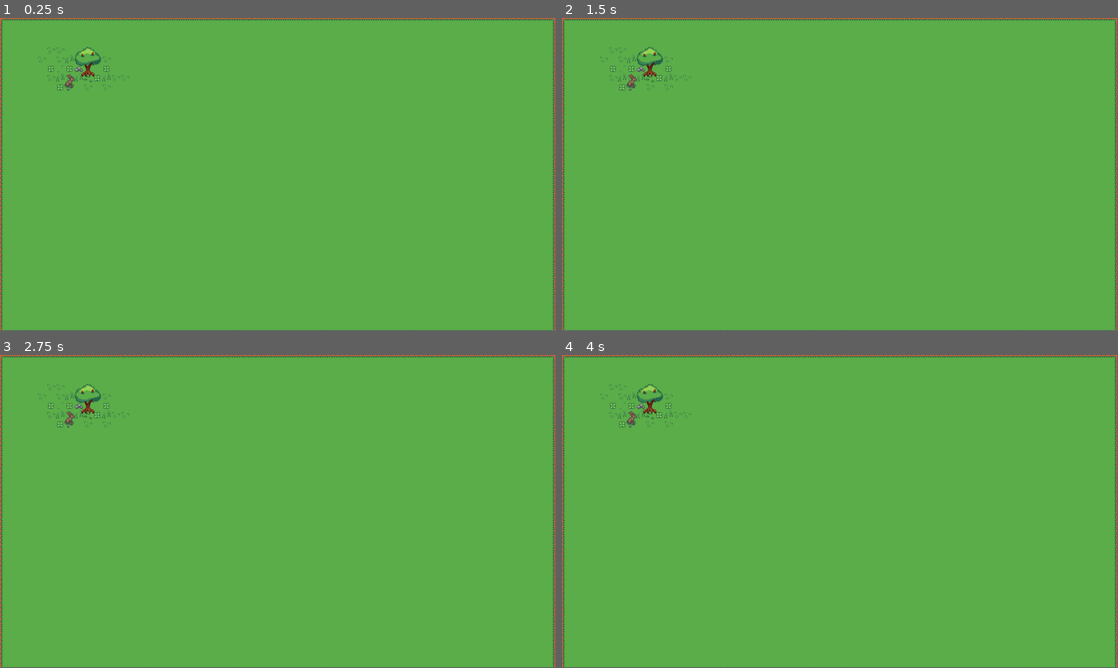
Above: before the commit, frames 1-4 (two rows, left to right).
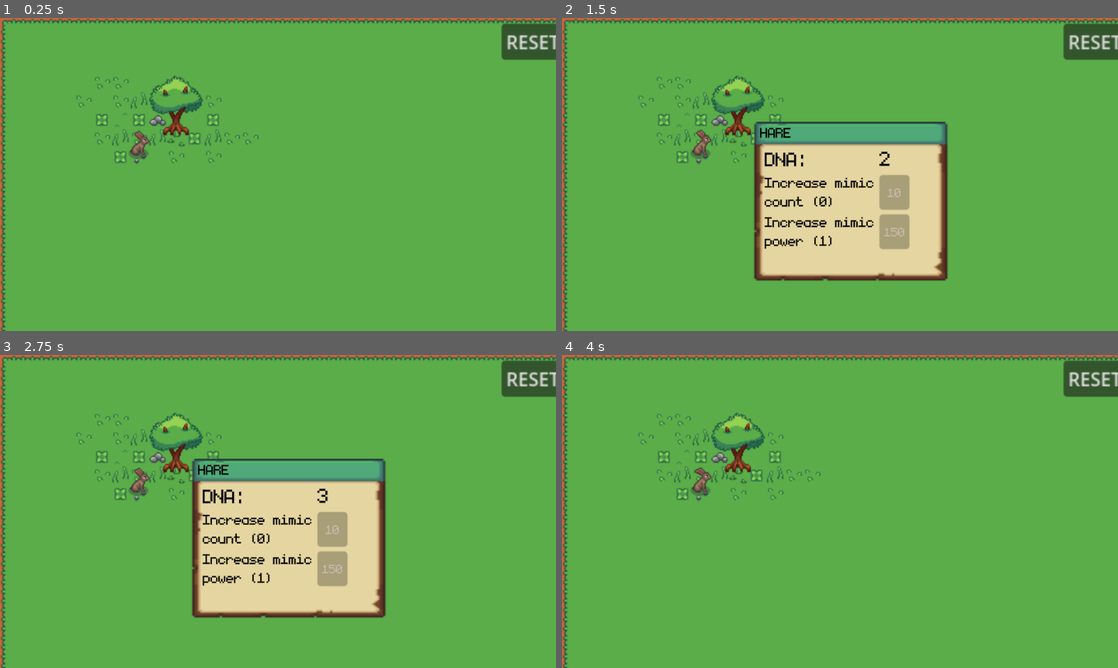
Above: after the commit, the same moments.

Repository: ViachaslauS/prey-clicker
Game: Godot game, scene res://scenes/main_scene.tscn
The game is run twice, just before and just after one commit, with the same random seed, the same clock (stepped at 60 frames per second) and the same inputs.
Inputs (mouse positions are in pixels of both pictures, inside the frame that each line leads up to):
- Up to frame 1 (0.25 s): no input
- Up to frame 2 (1.5 s): click (728, 124) at 0.52 s; click (728, 124) at 1.27 s
- Up to frame 3 (2.75 s): click (166, 461) at 2.02 s
- Up to frame 4 (4 s): tap Enter at 2.75 s; move the mouse to (962, 495) at 2.77 s; tap Space at 3.5 s; move the mouse to (728, 527) at 3.52 s
In our replay, the window is 799x449 before the commit and 800x450 after it. These sizes can differ from the game's own. Grey fills any space a smaller window leaves; there, only what the larger window draws over its background counts as a difference.

The runs differ from the first frame. In frame 1, 5.3% of the frame differs, in the area x 0-100%, y 0-100%; in frame 2, 23%; in frame 3, 23%; in frame 4, 5.3%.

Commit message:
Add hare logic

Diff:
--- a/project.godot
+++ b/project.godot
@@ -23,6 +23,8 @@
 
 window/size/viewport_width=1920
 window/size/viewport_height=1080
+window/stretch/mode="viewport"
+window/stretch/scale=2.0
 
 [physics]
 
--- /dev/null
+++ b/res/text_base_settings.tres
@@ -0,0 +1,8 @@
+[gd_resource type="LabelSettings" format=3 uid="uid://bokpke0pl1xcp"]
+
+[ext_resource type="FontFile" uid="uid://bc6y2arq85qo5" path="res://res/ui/monogram.ttf" id="1_4200v"]
+
+[resource]
+font = ExtResource("1_4200v")
+font_size = 18
+font_color = Color(0, 0, 0, 1)
--- /dev/null
+++ b/scenes/HarePopup.tscn
@@ -0,0 +1,106 @@
+[gd_scene format=3 uid="uid://dmak14jlsm8wa"]
+
+[ext_resource type="Texture2D" uid="uid://cd8o1b7dclxuf" path="res://res/ui/Inventory.png" id="1_1jym6"]
+[ext_resource type="Script" uid="uid://30ktoxaj41i0" path="res://scripts/hare_popup.gd" id="1_om726"]
+[ext_resource type="FontFile" uid="uid://bc6y2arq85qo5" path="res://res/ui/monogram.ttf" id="2_2fp7s"]
+[ext_resource type="LabelSettings" uid="uid://bokpke0pl1xcp" path="res://res/text_base_settings.tres" id="2_ajjtt"]
+
+[sub_resource type="LabelSettings" id="LabelSettings_om726"]
+font = ExtResource("2_2fp7s")
+font_size = 25
+font_color = Color(0, 0, 0, 1)
+
+[sub_resource type="LabelSettings" id="LabelSettings_o3hy1"]
+font = ExtResource("2_2fp7s")
+font_size = 26
+font_color = Color(0, 0, 0, 1)
+
+[sub_resource type="LabelSettings" id="LabelSettings_ppf0g"]
+line_spacing = 2.0
+font = ExtResource("2_2fp7s")
+font_size = 18
+font_color = Color(0, 0, 0, 1)
+
+[node name="HarePopup" type="Control" unique_id=1414298144]
+clip_contents = true
+custom_minimum_size = Vector2(100, 100)
+layout_mode = 3
+anchors_preset = 8
+anchor_left = 0.5
+anchor_top = 0.5
+anchor_right = 0.5
+anchor_bottom = 0.5
+offset_left = -960.0
+offset_top = -540.0
+offset_right = -760.0
+offset_bottom = -400.0
+grow_horizontal = 2
+grow_vertical = 2
+mouse_filter = 2
+script = ExtResource("1_om726")
+
+[node name="Background" type="Sprite2D" parent="." unique_id=1009722810]
+scale = Vector2(1.7, 1.35)
+texture = ExtResource("1_1jym6")
+centered = false
+region_enabled = true
+region_rect = Rect2(5.7939835, -0.45357513, 100.753395, 103.788635)
+
+[node name="Hare_Name" type="Label" parent="." unique_id=1693580056]
+layout_mode = 0
+offset_left = 7.0
+offset_top = 2.0
+offset_right = 57.0
+offset_bottom = 17.833336
+text = "HARE"
+label_settings = ExtResource("2_ajjtt")
+
+[node name="GridContainer" type="GridContainer" parent="." unique_id=995993744]
+layout_mode = 0
+offset_left = 11.0
+offset_top = 22.0
+offset_right = 161.0
+offset_bottom = 122.0
+columns = 2
+
+[node name="HareDNA" type="Label" parent="GridContainer" unique_id=2027112352]
+layout_mode = 2
+text = "DNA:"
+label_settings = SubResource("LabelSettings_om726")
+vertical_alignment = 2
+
+[node name="HareDNA_Count" type="Label" parent="GridContainer" unique_id=1023919108]
+layout_mode = 2
+text = "0123"
+label_settings = SubResource("LabelSettings_o3hy1")
+vertical_alignment = 2
+
+[node name="IncreaseMimicCountLabel" type="Label" parent="GridContainer" unique_id=246483072]
+layout_mode = 2
+text = "Increase mimic
+power"
+label_settings = SubResource("LabelSettings_ppf0g")
+
+[node name="HareMimicCountButton" type="Button" parent="GridContainer" unique_id=434388803]
+layout_mode = 2
+mouse_filter = 1
+theme_override_colors/font_color = Color(0, 0, 0, 1)
+theme_override_fonts/font = ExtResource("2_2fp7s")
+text = "156"
+
+[node name="IncreaseMimicPowerLabel" type="Label" parent="GridContainer" unique_id=1752785782]
+layout_mode = 2
+text = "Increase mimic
+power (%d)"
+label_settings = SubResource("LabelSettings_ppf0g")
+vertical_alignment = 3
+
+[node name="IncreaseMimicPowerButton" type="Button" parent="GridContainer" unique_id=448636996]
+layout_mode = 2
+mouse_filter = 1
+theme_override_colors/font_color = Color(0, 0, 0, 1)
+theme_override_fonts/font = ExtResource("2_2fp7s")
+text = "156"
+
+[connection signal="pressed" from="GridContainer/HareMimicCountButton" to="." method="_on_hare_upgrade_button_pressed"]
+[connection signal="pressed" from="GridContainer/IncreaseMimicPowerButton" to="." method="_on_increase_mimic_power_button_pressed"]
--- a/scenes/main_scene.tscn
+++ b/scenes/main_scene.tscn
@@ -1,11 +1,14 @@
 [gd_scene format=4 uid="uid://c25gnrctd17qf"]
 
-[ext_resource type="Script" uid="uid://dxyjgohsg2c11" path="res://scenes/main_scene.gd" id="1_pw63i"]
+[ext_resource type="Script" uid="uid://dxyjgohsg2c11" path="res://scripts/main_scene.gd" id="1_pw63i"]
 [ext_resource type="Texture2D" uid="uid://mcuckhjhr3h6" path="res://res/tilesets/grass tileset/grass_tileset.png" id="1_w2twt"]
 [ext_resource type="Texture2D" uid="uid://n5w5f34vkciu" path="res://res/objects/objects_terrain.png" id="3_7ykc4"]
 [ext_resource type="Texture2D" uid="uid://v8m0v6qv7uls" path="res://res/trees/trees.png" id="4_pu3yx"]
 [ext_resource type="Texture2D" uid="uid://dov2wo74rix7x" path="res://res/objects/Hare/Hare_Idle_with_shadow.png" id="5_rt2n2"]
 [ext_resource type="Texture2D" uid="uid://51guxnbglvgr" path="res://res/objects/Hare/Hare_Run_with_shadow.png" id="6_c16ls"]
+[ext_resource type="Script" uid="uid://duu3f36q0guqo" path="res://scripts/hare_popup_rect.gd" id="7_18nlu"]
+[ext_resource type="PackedScene" uid="uid://dmak14jlsm8wa" path="res://scenes/HarePopup.tscn" id="8_c1pb6"]
+[ext_resource type="Script" uid="uid://cuak70dh55h48" path="res://scripts/hare_handler.gd" id="9_c1pb6"]
 
 [sub_resource type="TileSetAtlasSource" id="TileSetAtlasSource_pw63i"]
 texture = ExtResource("1_w2twt")
@@ -558,4 +561,45 @@
 position = Vector2(121, 107.410286)
 sprite_frames = SubResource("SpriteFrames_kkokr")
 animation = &"idle-right"
+autoplay = "idle-right"
 frame_progress = 0.35220864
+
+[node name="Button" type="Button" parent="Hare" unique_id=93112837]
+self_modulate = Color(1, 1, 1, 0)
+offset_left = -58.0
+offset_top = -68.26075
+offset_right = 104.0
+offset_bottom = 36.138046
+script = ExtResource("7_18nlu")
+
+[node name="HarePopup" parent="Hare/Button" unique_id=1414298144 instance=ExtResource("8_c1pb6")]
+visible = false
+layout_mode = 0
+anchors_preset = 0
+anchor_left = 0.0
+anchor_top = 0.0
+anchor_right = 0.0
+anchor_bottom = 0.0
+offset_left = 101.0
+offset_top = 50.191723
+offset_right = 271.0
+offset_bottom = 190.19173
+grow_horizontal = 1
+grow_vertical = 1
+mouse_filter = 1
+
+[node name="HareHandler" type="Node" parent="Hare" unique_id=1587163791]
+script = ExtResource("9_c1pb6")
+
+[node name="ResetProgressButton" type="Button" parent="." unique_id=1675740570]
+offset_left = 433.0
+offset_top = 5.019165
+offset_right = 665.0
+offset_bottom = 36.019165
+text = "RESET PROGRESS (DEV ONLY)"
+
+[connection signal="button_down" from="Hare/Button" to="Hare/Button" method="_on_button_down"]
+[connection signal="button_up" from="Hare/Button" to="Hare/Button" method="_on_button_up"]
+[connection signal="mouse_entered" from="Hare/Button" to="Hare/Button" method="_on_mouse_entered"]
+[connection signal="mouse_exited" from="Hare/Button" to="Hare/Button" method="_on_mouse_exited"]
+[connection signal="pressed" from="ResetProgressButton" to="." method="_on_reset_progress_button_pressed"]
--- a/scripts/SaveManager.gd
+++ b/scripts/SaveManager.gd
@@ -10,7 +10,7 @@
 enum DNAType
 {
 	Overall,
-	Rabbit,
+	Hare,
 	Fox,
 	Wolf,
 	Bear,
@@ -29,7 +29,7 @@
 
 static func add_dna(DNA : DNAType, num : int) -> void:
 	assert(DNA != DNAType.Overall)
-	var res_name = str(DNA)
+	var res_name : String = str(DNA)
 	set_value(res_name, num + get_value(res_name))
 
 	# each time add overall DNA
@@ -46,7 +46,7 @@
 	return get_value(str(resource), num)
 
 static func add_resource(resource : ResourceType, num : int) -> void:
-	var res_name = str(resource)
+	var res_name : String = str(resource)
 	set_value(res_name, num + get_value(res_name))
 
 func _enter_tree() -> void:
@@ -72,13 +72,17 @@
 func _save() -> void:
 	_config.save(SAVE_FILE_PATH)
 
-static func set_value(key: String, value: Variant) -> void:
+static func set_value(key: String, value: int) -> void:
 	if instance:
 		instance._config.set_value(SAVE_SECTION, key, value)
 	else:
 		push_warning("SaveManager not initialized.")
 
-static func get_value(key: String, default_value: Variant = null) -> Variant:
+static func get_value(key: String, default_value: int = 0) -> Variant:
 	if instance and instance._config.has_section_key(SAVE_SECTION, key):
 		return instance._config.get_value(SAVE_SECTION, key, default_value)
 	return default_value
+
+static func reset():
+	if instance:
+		instance._config.clear()
--- a/scripts/rabbit_data.gd
+++ b/scripts/hare_data.gd
@@ -1,4 +1,5 @@
 extends Node
+
 
 const per_level_on_click_add_amount = 1
 
--- /dev/null
+++ b/scripts/hare_handler.gd
@@ -0,0 +1,58 @@
+extends Node
+
+class_name HareHandler
+
+const passive_hare_gain_time : float = 0.5
+var passive_hare_gain_timer : float = 0
+
+const per_level_passive_hare_gain : int = 1
+const per_level_passive_hare_gain_upgrade_cost = 10
+
+const per_level_mimic_count_upgrade_cost = 50
+
+const mimic_count : int = 0
+
+static var HarePassiveGainLevelName : String = "hare_gain_passive_amount_level"
+static var HareMimicCount : String = "hare_mimic_count"
+
+# Called when the node enters the scene tree for the first time.
+func _ready() -> void:
+	passive_hare_gain_timer = passive_hare_gain_time
+
+# Called every frame. 'delta' is the elapsed time since the previous frame.
+func _process(delta: float) -> void:
+	passive_hare_gain_timer -= delta
+	if passive_hare_gain_timer <= 0:
+		passive_hare_gain_timer = passive_hare_gain_time
+		SaveManager.add_dna(SaveManager.DNAType.Hare, get_hare_mimic_count() * get_passive_hare_gain_amount())
+
+static func get_passive_hare_gain_amount() -> int:
+	return get_passive_hare_gain_level() * per_level_passive_hare_gain
+
+static func get_passive_hare_gain_level() -> int:
+	return SaveManager.get_value(HarePassiveGainLevelName, 1)
+
+static func get_next_passive_hare_gain_level_cost() -> int:
+	return 100 + get_passive_hare_gain_level() * per_level_passive_hare_gain_upgrade_cost * 5
+
+static func can_be_passive_hare_gain_upgraded() -> bool:
+	return SaveManager.get_dna(SaveManager.DNAType.Hare) >= get_next_passive_hare_gain_level_cost()
+
+static func upgrade_hare_passive_gain_level():
+	if can_be_passive_hare_gain_upgraded():
+		SaveManager.add_dna(SaveManager.DNAType.Hare, -get_next_passive_hare_gain_level_cost())
+		SaveManager.set_value(HarePassiveGainLevelName, get_passive_hare_gain_level() + 1)
+
+static func get_hare_mimic_count():
+	return SaveManager.get_value(HareMimicCount)
+
+static func get_hare_mimic_count_upgrade_cost():
+	return 10 + get_hare_mimic_count() * per_level_mimic_count_upgrade_cost
+
+static func can_be_hare_mimic_count_upgraded():
+	return SaveManager.get_dna(SaveManager.DNAType.Hare) >= get_hare_mimic_count_upgrade_cost()
+
+static func upgrade_hare_mimic_count():
+	if can_be_hare_mimic_count_upgraded():
+		SaveManager.add_dna(SaveManager.DNAType.Hare, -get_hare_mimic_count_upgrade_cost())
+		SaveManager.set_value(HareMimicCount, get_hare_mimic_count() + 1)
--- /dev/null
+++ b/scripts/hare_popup.gd
@@ -0,0 +1,32 @@
+extends Control
+
+@onready var UpgradeHarePassiveGainButton = $GridContainer/IncreaseMimicPowerButton
+@onready var UpgradeHarePassiveGainLabel = $GridContainer/IncreaseMimicPowerLabel
+@onready var HareDNACount = $GridContainer/HareDNA_Count
+
+@onready var HareMimicCountLabel = $GridContainer/IncreaseMimicCountLabel
+@onready var HareMimicCountButton = $GridContainer/HareMimicCountButton
+
+# Called when the node enters the scene tree for the first time.
+func _ready() -> void:
+	pass # Replace with function body.
+
+
+# Called every frame. 'delta' is the elapsed time since the previous frame.
+func _process(delta: float) -> void:
+	HareDNACount.text = Helper.big_int_formatter(SaveManager.get_dna(SaveManager.DNAType.Hare))
+
+	HareMimicCountButton.disabled = !HareHandler.can_be_hare_mimic_count_upgraded()
+	UpgradeHarePassiveGainButton.disabled = HareHandler.get_hare_mimic_count() == 0 || !HareHandler.can_be_passive_hare_gain_upgraded()
+
+	UpgradeHarePassiveGainButton.text = str(HareHandler.get_next_passive_hare_gain_level_cost())
+	UpgradeHarePassiveGainLabel.text = "Increase mimic\npower (%d)" % HareHandler.get_passive_hare_gain_level()
+
+	HareMimicCountLabel.text = "Increase mimic\ncount (%d)" % HareHandler.get_hare_mimic_count()
+	HareMimicCountButton.text = str(HareHandler.get_hare_mimic_count_upgrade_cost())
+
+func _on_hare_upgrade_button_pressed() -> void:
+	HareHandler.upgrade_hare_mimic_count()
+
+func _on_increase_mimic_power_button_pressed() -> void:
+	HareHandler.upgrade_hare_passive_gain_level()
--- /dev/null
+++ b/scripts/hare_popup_rect.gd
@@ -0,0 +1,40 @@
+extends Button
+
+const per_level_on_click_add_amount = 1
+
+var press_tick : float = 0.5
+var pressed_time : float = press_tick
+
+func _get_on_click_add_amount() -> int:
+	return SaveManager.get_value("hare_gain_on_click_amount_level", 1) * per_level_on_click_add_amount
+
+
+# Called when the node enters the scene tree for the first time.
+func _ready() -> void:
+	pass # Replace with function body.
+
+
+# Called every frame. 'delta' is the elapsed time since the previous frame.
+func _process(delta: float) -> void:
+	if button_pressed:
+		pressed_time -= delta
+		if pressed_time <= 0:
+			pressed_time = press_tick
+			_increase_dna_count()
+
+
+func _on_mouse_entered() -> void:
+	$HarePopup.show()
+
+func _on_mouse_exited() -> void:
+	$HarePopup.hide()
+
+func _increase_dna_count() -> void:
+	SaveManager.add_dna(SaveManager.DNAType.Hare, _get_on_click_add_amount())
+
+func _on_button_up() -> void:
+	pressed_time = press_tick
+
+func _on_button_down() -> void:
+	_increase_dna_count()
+	pressed_time = press_tick
--- /dev/null
+++ b/scripts/helpers.gd
@@ -0,0 +1,12 @@
+
+class_name Helper
+
+static func big_int_formatter(value: int) -> String:
+	if value < 1000:
+		return str(value)
+	elif value < 1000000:
+		value /= 1000
+		return str(value) + "K"
+	else:
+		value /= 1000000
+		return str(value) + "M"
--- a/scenes/main_scene.gd
+++ b/scripts/main_scene.gd
@@ -1,4 +1,4 @@
-extends Node
+extends Node2D
 
 # Called when the node enters the scene tree for the first time.
 func _ready() -> void:
@@ -8,3 +8,6 @@
 # Called every frame. 'delta' is the elapsed time since the previous frame.
 func _process(delta: float) -> void:
 	pass
+
+func _on_reset_progress_button_pressed() -> void:
+	SaveManager.reset()
Binary file added: res/ui/Action_panel.png
Not shown, added: res/ui/Action_panel.png.import
Binary file added: res/ui/Buttons.png
Not shown, added: res/ui/Buttons.png.import
Binary file added: res/ui/Circle_menu.png
Not shown, added: res/ui/Circle_menu.png.import
Binary file added: res/ui/Craft.png
Not shown, added: res/ui/Craft.png.import
Binary file added: res/ui/Decorative_cracks.png
Not shown, added: res/ui/Decorative_cracks.png.import
Binary file added: res/ui/Equipment.png
Not shown, added: res/ui/Equipment.png.import
(and 34 more such lines)
